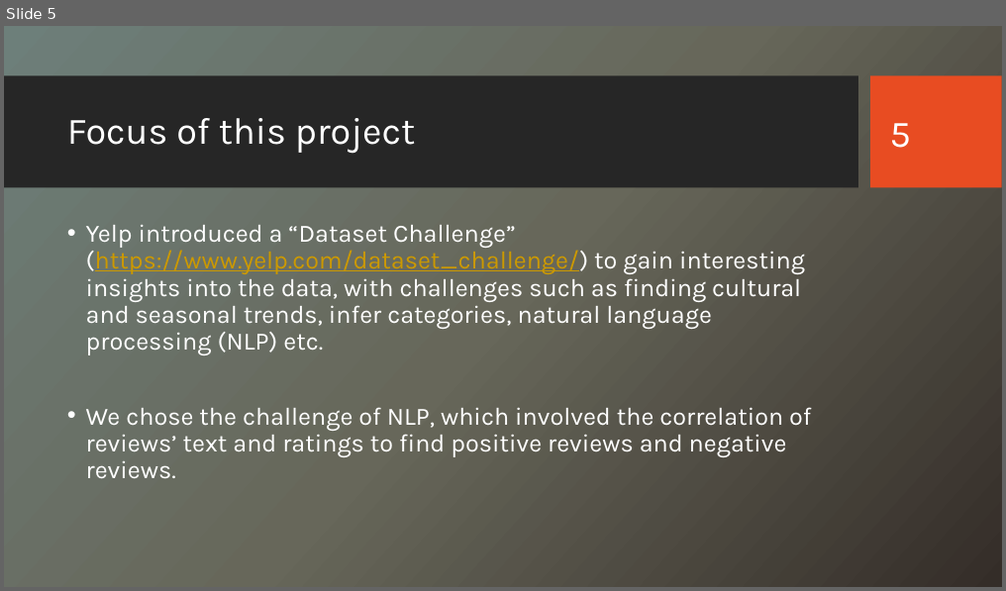
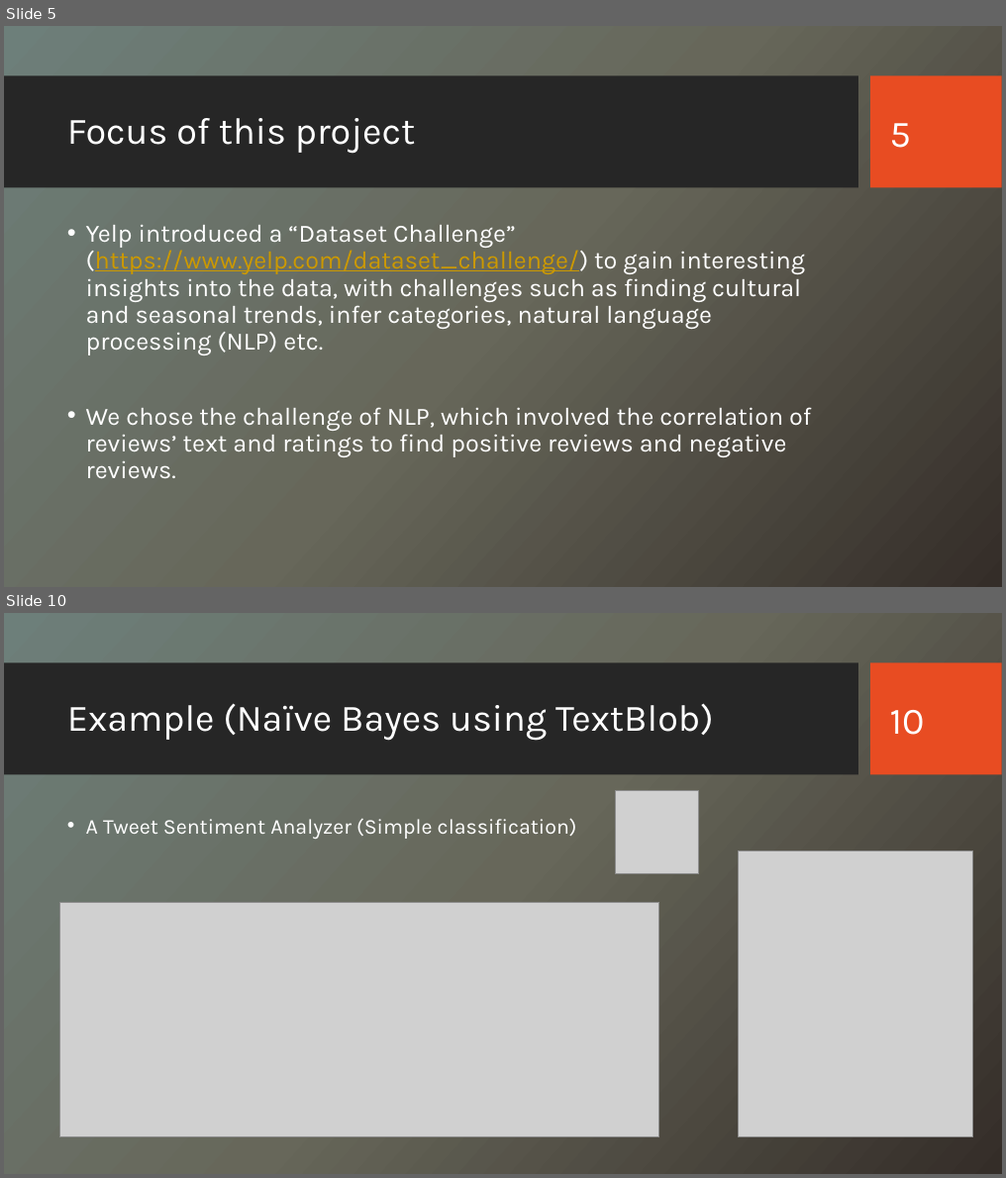
Before and after one commit to CS223-YelpReview/Yelp-NLP, a slide deck: Yelp Reviews – A Study.pptx. Shown one above the other, each under a label of ours: slide 5 before the commit, slides 5 and 10 after it; the slides between them are not shown. The pictures are 1006x591 and 1006x1178 pixels, drawn with LibreOffice and Linux fonts; fonts in the diff are those of the drawing; grey boxes stand for pictures; background and template pictures are left out. Boxes give left, top, right and bottom in pixels: in the first picture for what was removed or moved away, otherwise in the second. Text is boxed around its words. In the diff, an @@ line names an element or a change of style, - is before the commit and + after.

```diff
--- a/Yelp Reviews – A Study.pptx
+++ b/Yelp Reviews – A Study.pptx
@@ slide 10 added at box(4, 613, 1002, 1174), background picture (left out); not listed: 2 template elements that a slide beside it also shows @@
@@ title added at box(67, 703, 713, 740), 36 pt, text #FFFFFF @@
+Example (Naïve Bayes using TextBlob)
@@ page number added at box(890, 710, 925, 735), 36 pt, text #FFFFFF @@
+10
@@ text added at box(86, 818, 577, 839), 20.4 pt, text #FFFFFF @@
+• A Tweet Sentiment Analyzer (Simple classification)
@@ picture added at box(616, 791, 699, 874) @@
@@ picture added at box(739, 851, 973, 1137) @@
@@ picture added at box(59, 902, 659, 1137) @@
```
Also in this commit, not shown: 6 slides changed, 6 other slides added, 1 slide removed.
